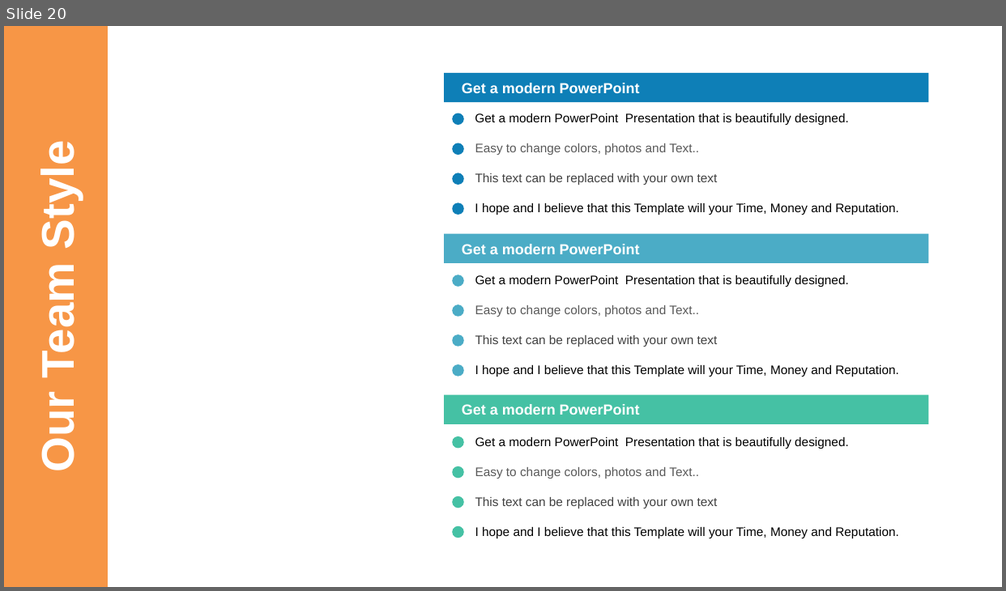
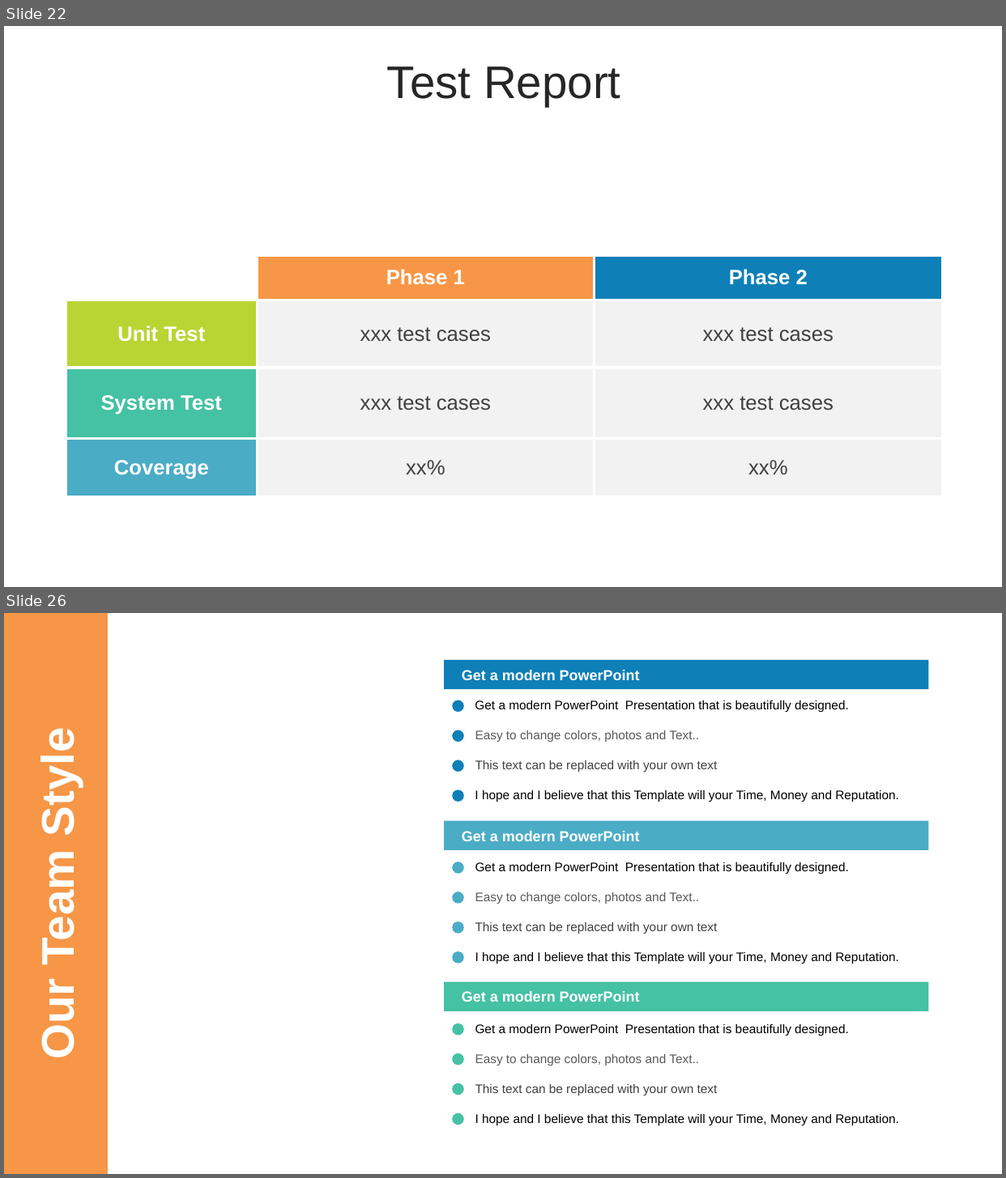
Before and after one commit to thaihavan/capstone_project, a slide deck: sources/docs/TripSharing.pptx. Shown one above the other, each under a label of ours: slide 20 before the commit, slides 22 and 26 after it; the slides between them are not shown. The pictures are 1006x591 and 1006x1178 pixels, drawn with LibreOffice and Linux fonts; fonts in the diff are those of the drawing. Boxes give left, top, right and bottom in pixels: in the first picture for what was removed or moved away, otherwise in the second. Text is boxed around its words. In the diff, an @@ line names an element or a change of style, - is before the commit and + after.

```diff
--- a/sources/docs/TripSharing.pptx
+++ b/sources/docs/TripSharing.pptx
@@ slide 22 added at (x1=4, y1=26, x2=1002, y2=587), background #FFFFFF @@
@@ text added at (x1=387, y1=66, x2=620, y2=106), 44 pt, text #262626 @@
+Test Report
@@ table added at (x1=66, y1=255, x2=943, y2=497), 4 rows, 3 columns @@
+ | Phase 1 | Phase 2
+Unit Test | xxx test cases | xxx test cases
+System Test | xxx test cases | xxx test cases
+Coverage | xx% | xx%
@@ what was slide 20 is now slide 26 @@
```
Also in this commit, not shown: 5 other slides added, 3 other files.
